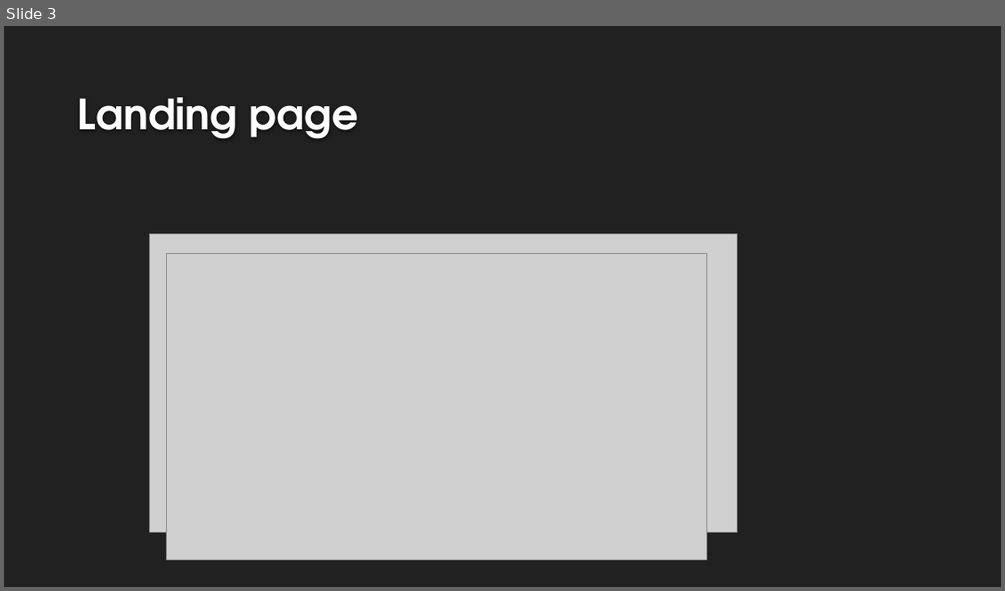
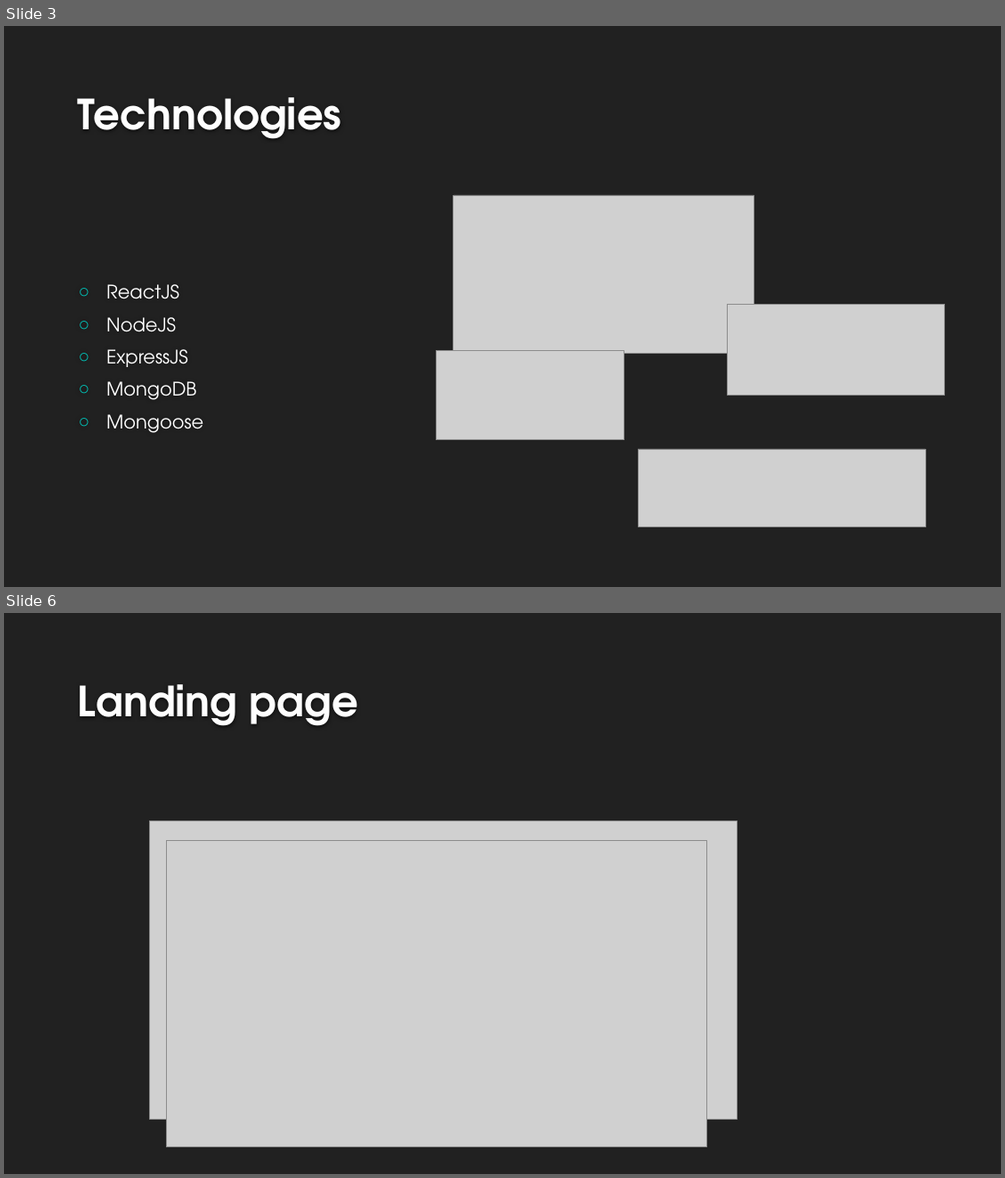
Before and after one commit to js52568/final-webapp, a slide deck: SPORTEVE – A WEB APPLICATION FOR ORGANIZING SPORTING.pptx. Shown one above the other, each under a label of ours: slide 3 before the commit, slides 3 and 6 after it; the slides between them are not shown. The pictures are 1005x591 and 1005x1178 pixels, drawn with LibreOffice and Linux fonts; fonts in the diff are those of the drawing; grey boxes stand for pictures; background and template pictures are left out. Boxes give left, top, right and bottom in pixels: in the first picture for what was removed or moved away, otherwise in the second. Text is boxed around its words. In the diff, an @@ line names an element or a change of style, - is before the commit and + after.

```diff
--- a/SPORTEVE – A WEB APPLICATION FOR ORGANIZING SPORTING.pptx
+++ b/SPORTEVE – A WEB APPLICATION FOR ORGANIZING SPORTING.pptx
@@ slide 3 added at [4,26,1001,587], background #212121 @@
@@ title added at [78,97,342,139], 40 pt, text #FEFEFE, bold @@
+Technologies
@@ picture added at [453,195,754,353] @@
@@ text added at [106,284,203,433], 18 pt, text #FFFFFF @@
+○ ReactJS
+○ NodeJS
+○ ExpressJS
+○ MongoDB
+○ Mongoose
@@ picture added at [728,305,945,395] @@
@@ picture added at [437,351,624,440] @@
@@ picture added at [638,449,925,526] @@
@@ what was slide 3 is now slide 6 @@
```
Also in this commit, not shown: 1 slide changed, 4 other slides added, 2 slides removed, 5 other files.
